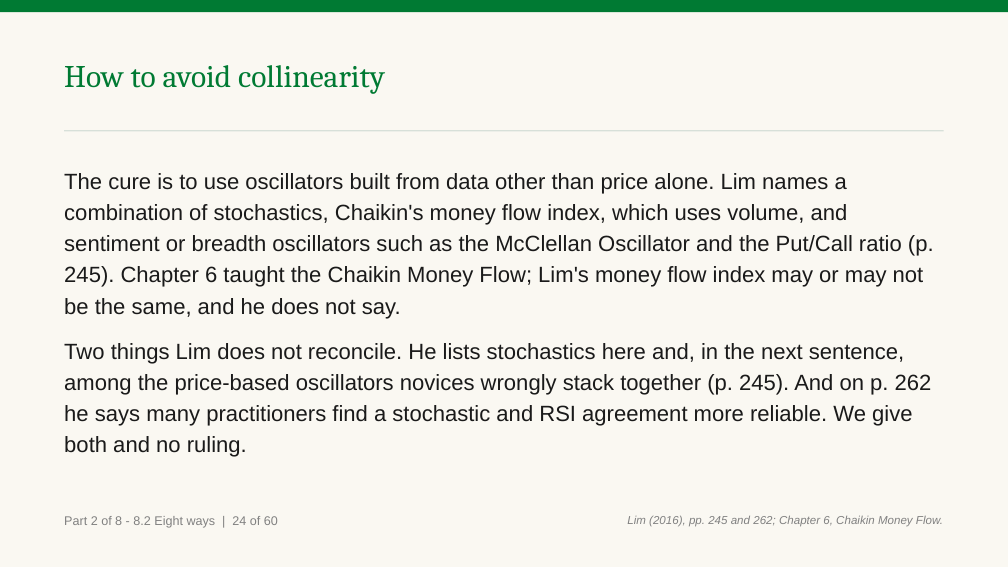
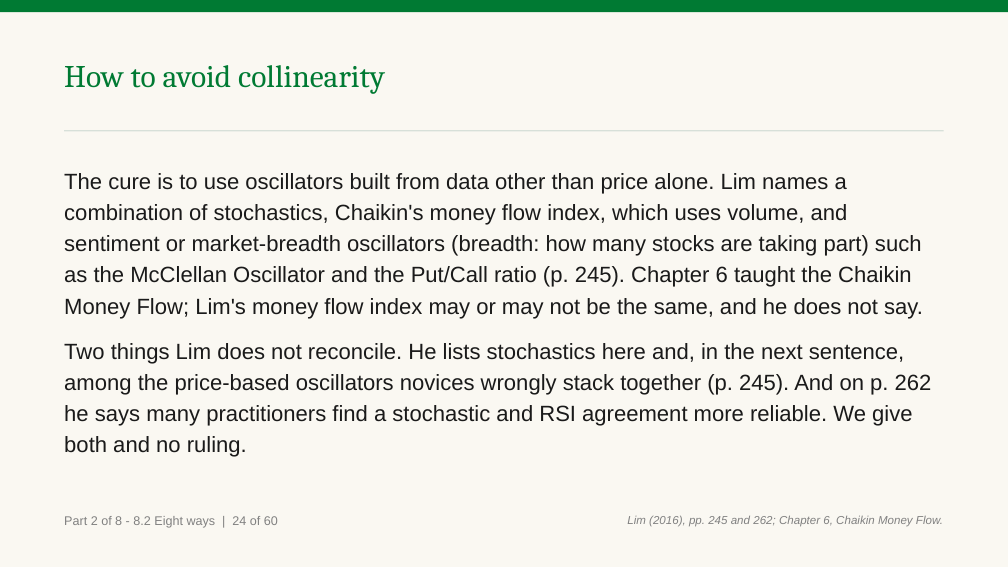
Before and after one commit to benjiesotelo-sudo/Telos_FIN1209, a slide deck: slide 93 of chapter-08/FIN1209-Chapter-08.pptx (slide 94 before the commit). Drawn at 1008x567 pixels with LibreOffice and Linux fonts; fonts in the diff are those of the drawing. Boxes give left, top, right and bottom in pixels: in the first picture for what was removed or moved away, otherwise in the second. Text is boxed around its words. In the diff, an @@ line names an element or a change of style, - is before the commit and + after.

```diff
--- a/chapter-08/FIN1209-Chapter-08.pptx
+++ b/chapter-08/FIN1209-Chapter-08.pptx
@@ text at <box>64,173,923,319</box>: text changed @@
-The cure is to use oscillators built from data other than price alone. Lim names a combination of stochastics, Chaikin's money flow index, which uses volume, and sentiment or breadth oscillators such as the McClellan Oscillator and the Put/Call ratio (p. 245). Chapter 6 taught the Chaikin Money Flow; Lim's money flow index may or may not be the same, and he does not say.
+The cure is to use oscillators built from data other than price alone. Lim names a combination of stochastics, Chaikin's money flow index, which uses volume, and sentiment or market-breadth oscillators (breadth: how many stocks are taking part) such as the McClellan Oscillator and the Put/Call ratio (p. 245). Chapter 6 taught the Chaikin Money Flow; Lim's money flow index may or may not be the same, and he does not say.
```
Also in this commit, not shown: 59 other slides changed, 1 slide removed, 5 other files.
